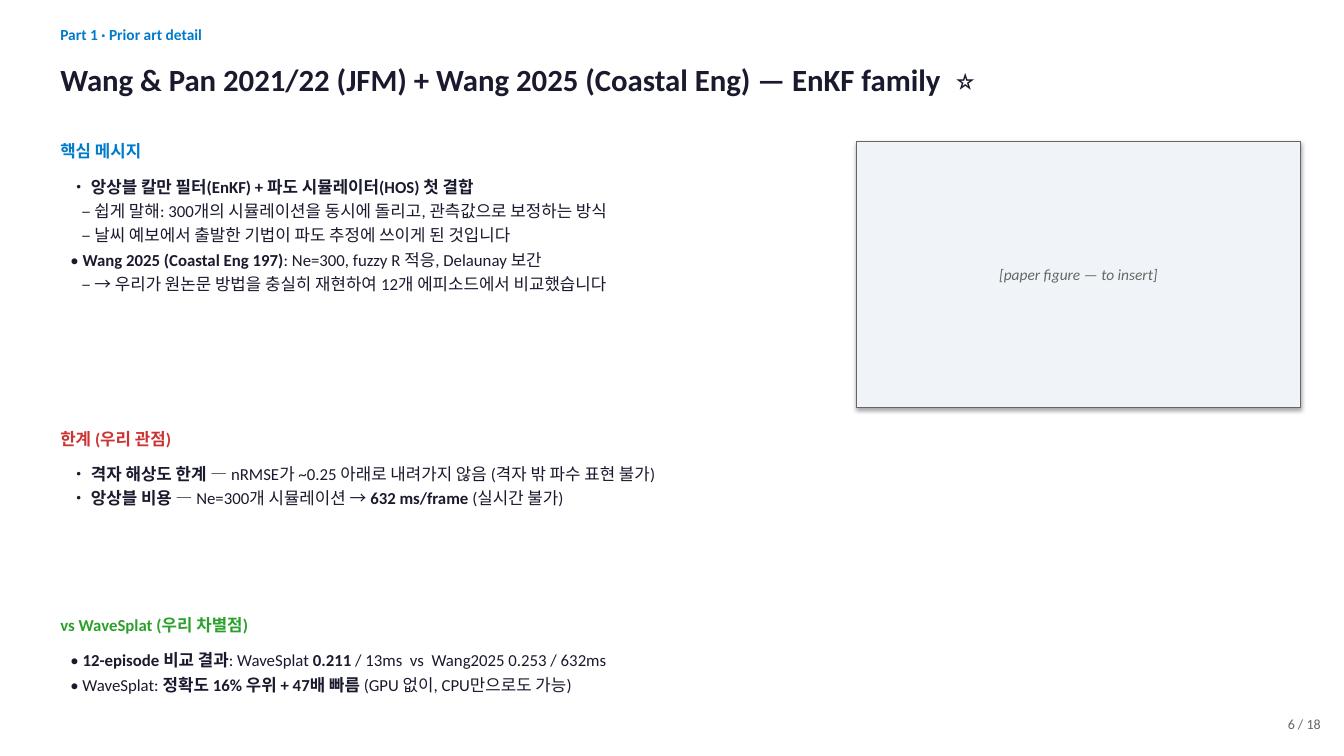
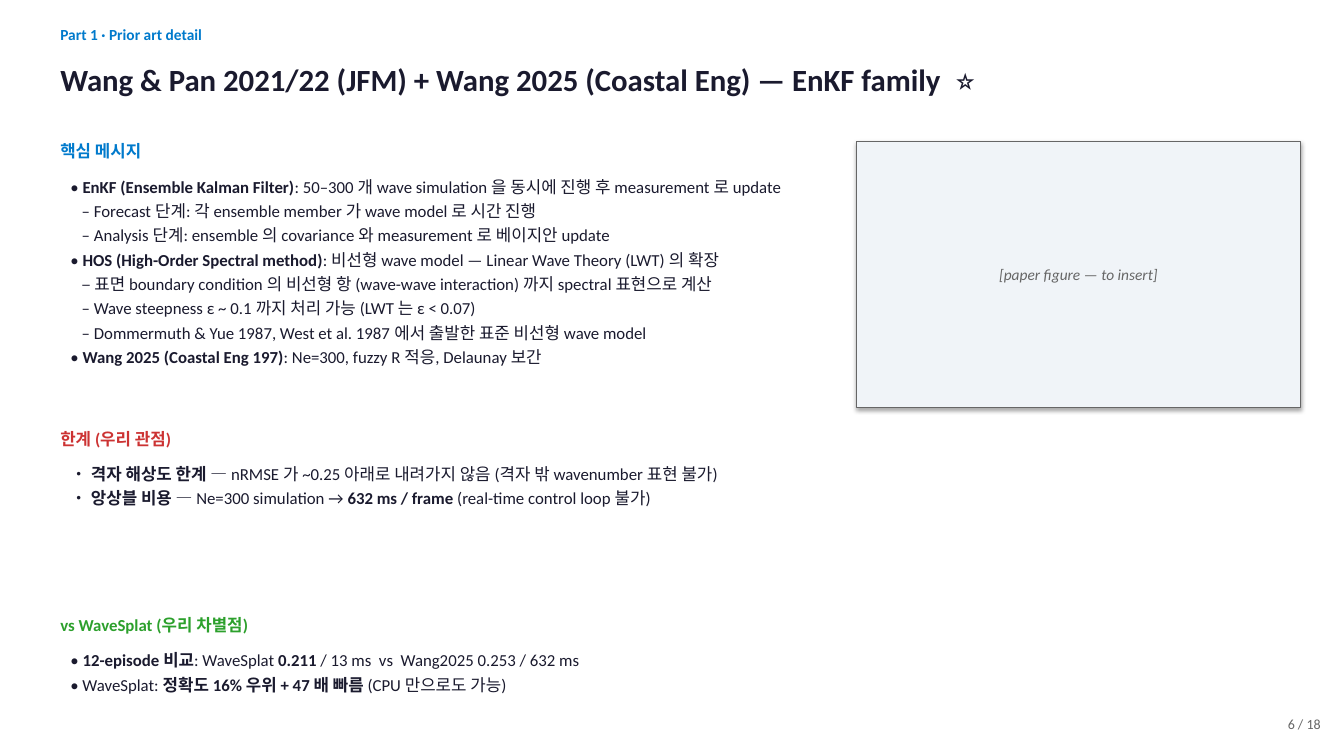
Before and after one commit to SAEYONGPARK94/wavesplat, a slide deck: slide 6 of wavesplat/docs/labmeeting_2026_05_13.pptx. Drawn at 1344x756 pixels with LibreOffice and Linux fonts; fonts in the diff are those of the drawing. Boxes give left, top, right and bottom in pixels: in the first picture for what was removed or moved away, otherwise in the second. Text is boxed around its words. In the diff, an @@ line names an element or a change of style, - is before the commit and + after.

```diff
--- a/wavesplat/docs/labmeeting_2026_05_13.pptx
+++ b/wavesplat/docs/labmeeting_2026_05_13.pptx
@@ text at box(83, 179, 781, 341): text changed @@
-• 앙상블 칼만 필터(EnKF) + 파도 시뮬레이터(HOS) 첫 결합
-– 쉽게 말해: 300개의 시뮬레이션을 동시에 돌리고, 관측값으로 보정하는 방식
-– 날씨 예보에서 출발한 기법이 파도 추정에 쓰이게 된 것입니다
+• EnKF (Ensemble Kalman Filter): 50–300 개 wave simulation 을 동시에 진행 후 measurement 로 update
+– Forecast 단계: 각 ensemble member 가 wave model 로 시간 진행
+– Analysis 단계: ensemble 의 covariance 와 measurement 로 베이지안 update
+• HOS (High-Order Spectral method): 비선형 wave model — Linear Wave Theory (LWT) 의 확장
+– 표면 boundary condition 의 비선형 항 (wave-wave interaction) 까지 spectral 표현으로 계산
+– Wave steepness ε ~ 0.1 까지 처리 가능 (LWT 는 ε < 0.07)
+– Dommermuth & Yue 1987, West et al. 1987 에서 출발한 표준 비선형 wave model
@@ text at box(115, 276, 607, 292): paragraph removed @@
-– → 우리가 원논문 방법을 충실히 재현하여 12개 에피소드에서 비교했습니다
@@ text at box(91, 466, 718, 507): text changed @@
-• 격자 해상도 한계 — nRMSE가 ~0.25 아래로 내려가지 않음 (격자 밖 파수 표현 불가)
-• 앙상블 비용 — Ne=300개 시뮬레이션 → 632 ms/frame (실시간 불가)
+• 격자 해상도 한계 — nRMSE 가 ~0.25 아래로 내려가지 않음 (격자 밖 wavenumber 표현 불가)
+• 앙상블 비용 — Ne=300 simulation → 632 ms / frame (real-time control loop 불가)
@@ text at box(82, 652, 579, 696): text changed @@
-• 12-episode 비교 결과: WaveSplat 0.211 / 13ms vs Wang2025 0.253 / 632ms
-• WaveSplat: 정확도 16% 우위 + 47배 빠름 (GPU 없이, CPU만으로도 가능)
+• 12-episode 비교: WaveSplat 0.211 / 13 ms vs Wang2025 0.253 / 632 ms
+• WaveSplat: 정확도 16% 우위 + 47 배 빠름 (CPU 만으로도 가능)
```
Also in this commit, not shown: 2 other slides changed, 2 slides added, 1 slide removed, 6 other files.
